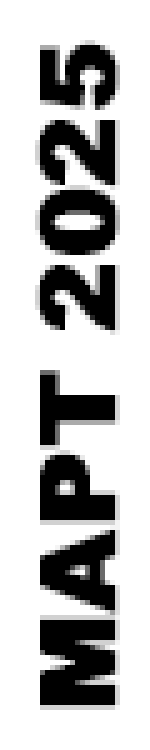
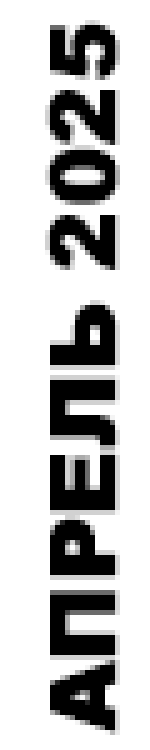
Layered file, before and after one edit (150 × 750). Changes by layer:
renamed "МАРТ 2025" to "АПРЕЛЬ 2025", painted on it over [35, 20, 120, 735]
